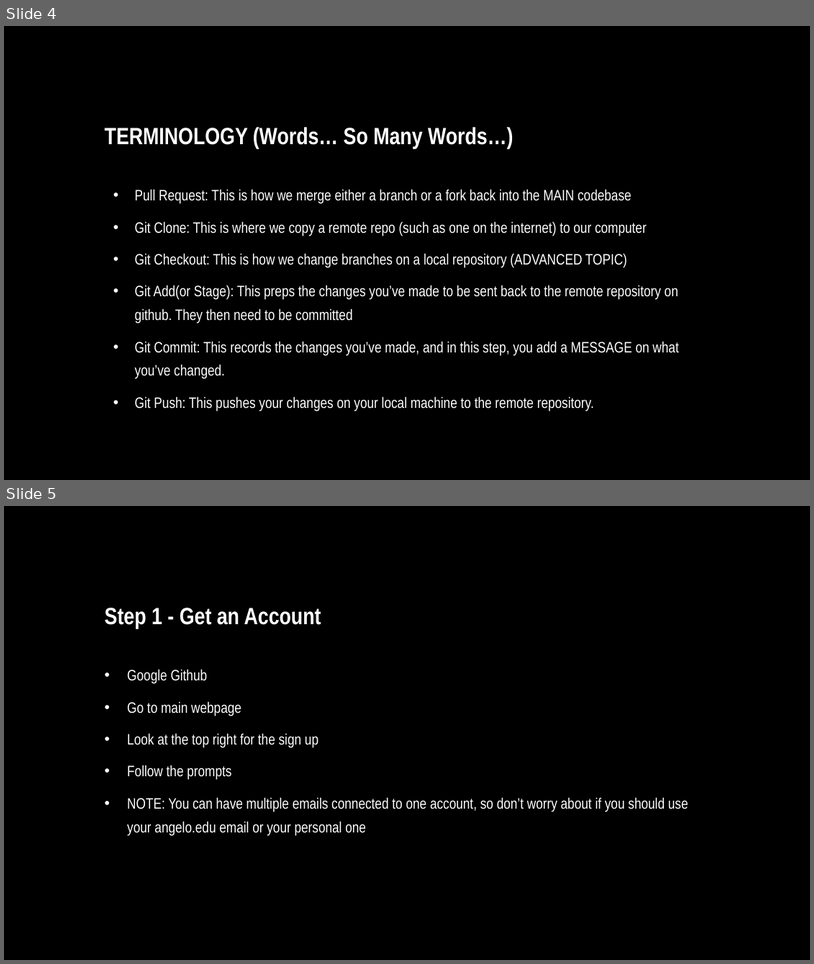
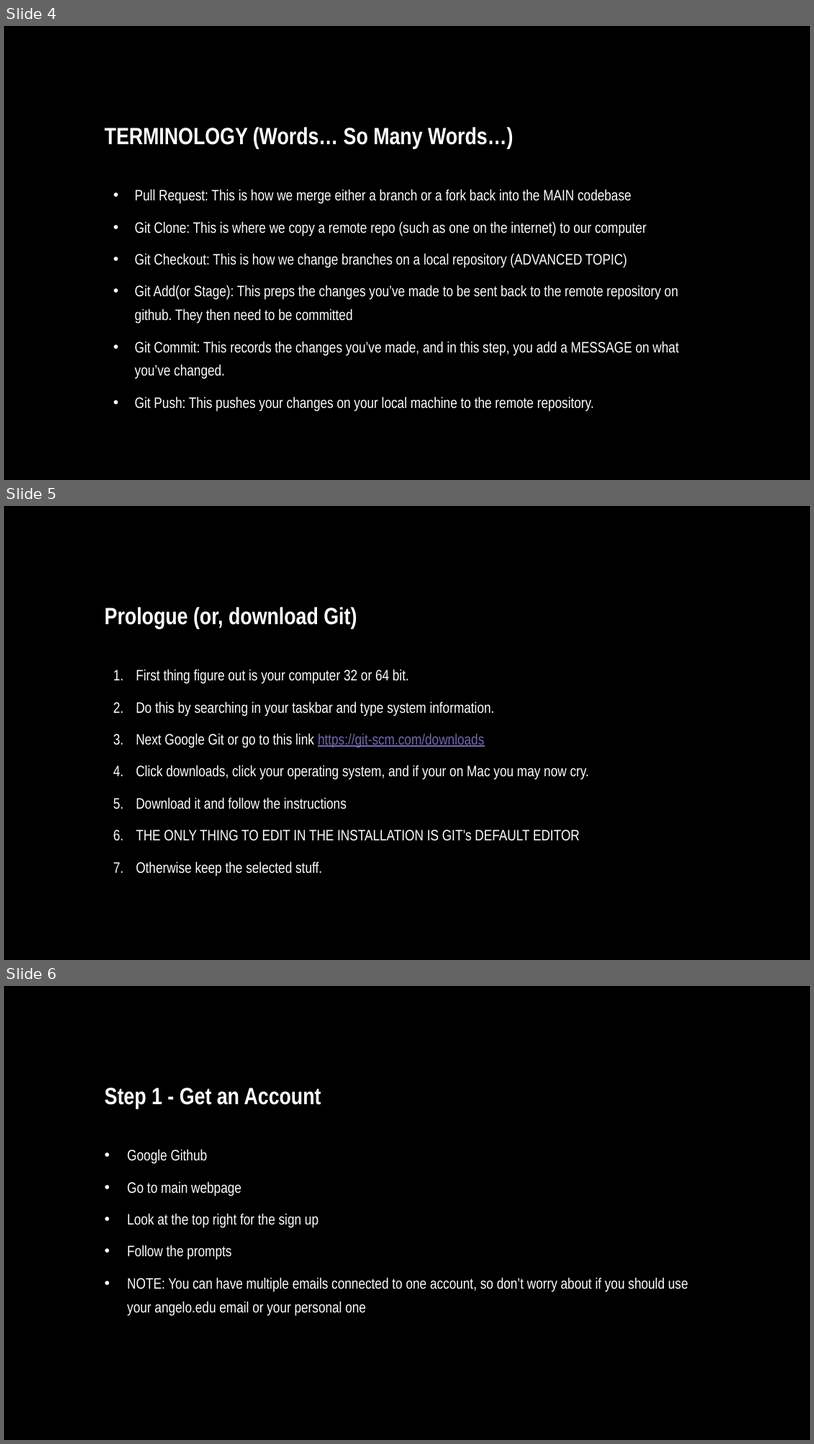
Before and after one commit to stwomac/GitWorkshop, a slide deck: githubWorkshopFinal.pptx. Shown one above the other, each under a label of ours: slides 4 and 5 before the commit, slides 4, 5 and 6 after it. The pictures are 814x964 and 814x1444 pixels, drawn with LibreOffice and Linux fonts; fonts in the diff are those of the drawing. Boxes give left, top, right and bottom in pixels: in the first picture for what was removed or moved away, otherwise in the second. Text is boxed around its words. In the diff, an @@ line names an element or a change of style, - is before the commit and + after.

Commit message:
updated powerpoint with where to download git

```diff
--- a/githubWorkshopFinal.pptx
+++ b/githubWorkshopFinal.pptx
@@ slide 5 added at (x1=4, y1=506, x2=810, y2=960), background #000000 @@
@@ title added at (x1=105, y1=607, x2=357, y2=628), 28 pt, text #FFFFFF, bold @@
+Prologue (or, download Git)
@@ text added at (x1=136, y1=669, x2=589, y2=876), 18 pt, text #FFFFFF @@
+1. First thing figure out is your computer 32 or 64 bit.
+2. Do this by searching in your taskbar and type system information.
+3. Next Google Git or go to this link https://git-scm.com/downloads
+4. Click downloads, click your operating system, and if your on Mac you may now cry.
+5. Download it and follow the instructions
+6. THE ONLY THING TO EDIT IN THE INSTALLATION IS GIT’s DEFAULT EDITOR
+7. Otherwise keep the selected stuff.
@@ what was slide 5 is now slide 6 @@
```
Also in this commit, not shown: 7 slides changed, 1 other slide added.
